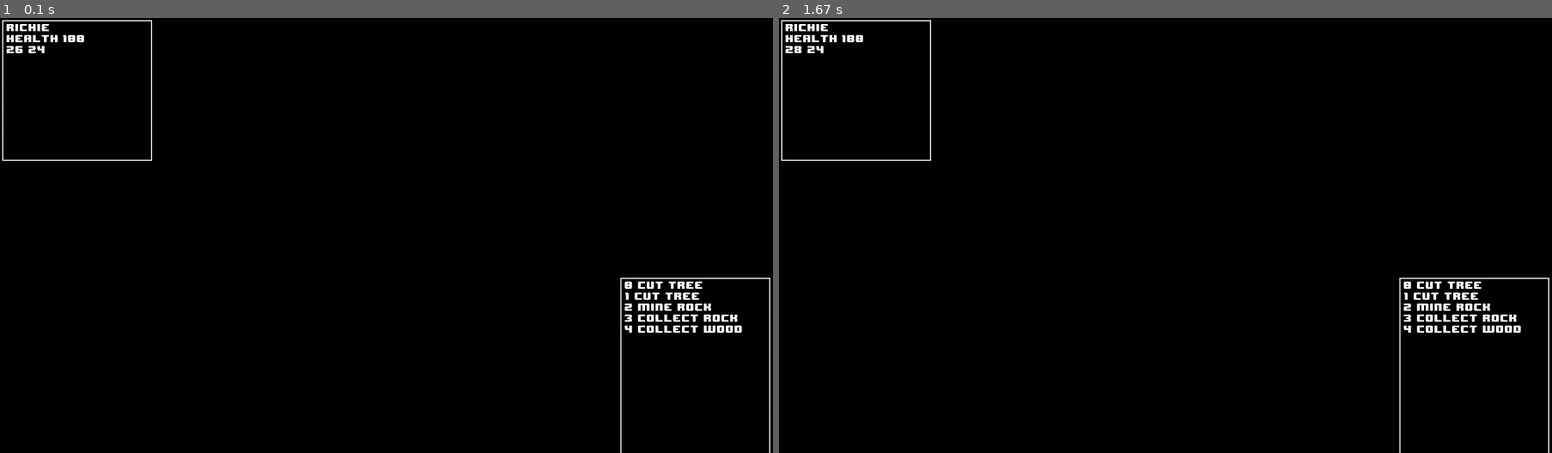
Above: before the commit, frames 1-2 (left to right).
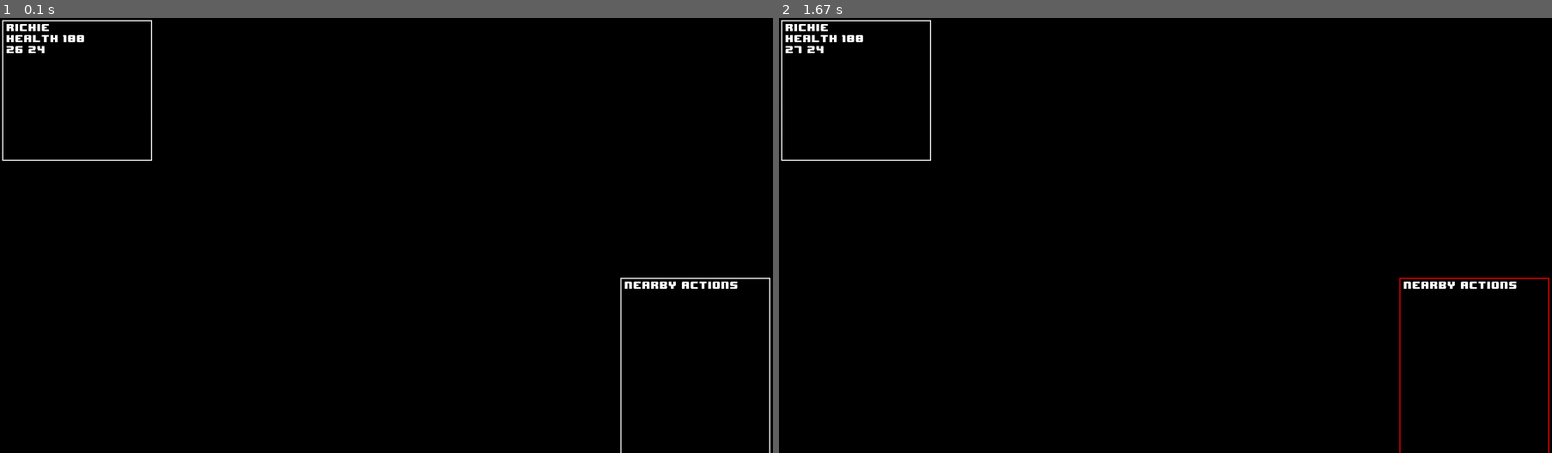
Above: after the commit, the same moments.

Repository: richpet9/pygame-tile-game
Game: pygame game, started from engine.py
The game is run twice, just before and just after one commit, with the same random seed, the same clock (stepped at 60 frames per second) and the same inputs.
Inputs:
- Up to frame 1 (0.1 s): no input
- Up to frame 2 (1.67 s): hold E 0.33-0.8 s; hold D 0.33-0.8 s; tap Enter at 0.83 s; hold D 1.17-1.63 s

The runs differ from the first frame. In frame 1, 0.8% of the frame differs, in the area x 80-96%, y 60-73%; in frame 2, 1.0%, in the area x 2-100%, y 6-100%.

Commit message:
working actions

Diff:
--- a/engine.py
+++ b/engine.py
@@ -15,6 +15,7 @@
     '''
     The driving force of the program, holds the main game loop
     '''
+    state = "GAMEPLAY"
 
     def __init__(self):
         '''
@@ -61,6 +62,9 @@
         # Create the object container
         self.objects = []
 
+        # Active action reference
+        self.active_action = None
+
     def start(self):
         '''
         Begins the game loop
@@ -75,16 +79,11 @@
         # Create some trees for debuggin
         for i in range(10):
             new_tree = objects.Tree(i + 10, i + 10)
+            self.map.tiles[i + 10][i + 10].contains_obj = new_tree
             self.objects.append(new_tree)
 
         # Update HUD
         self.player_info.update_all_player_info(self.player)
-
-        self.nearby_actions.add_action({"text": "CUT TREE"})
-        self.nearby_actions.add_action({"text": "CUT TREE"})
-        self.nearby_actions.add_action({"text": "MINE ROCK"})
-        self.nearby_actions.add_action({"text": "COLLECT ROCK"})
-        self.nearby_actions.add_action({"text": "COLLECT WOOD"})
 
         # DEBUG: Set the camera to (0, 0) (temporary)
         self.camera.set_cells((0, 0))
@@ -106,12 +105,51 @@
             inputs = handle_input()
 
             # Check inputs
-            if(inputs.get('quit')):
+            if(inputs.get("quit")):
+                # Quit the game
                 quit_game = True
-            if(inputs.get('move_player')):
-                self.player.move(inputs.get('move_player'))
-                self.camera.set_cells((self.player.x_cell - (constants.CAMERA_WIDTH_CELL // 2),
-                                       self.player.y_cell - (constants.CAMERA_HEIGHT_CELL // 2)))
+            if(inputs.get("move_player")):
+                direction = inputs.get("move_player")
+                # Player move command
+                if(GameEngine.state == "GAMEPLAY"):
+                    # Move the player
+                    self.player.move(direction)
+                    # Set the camera on the player
+                    centered_x = self.player.x_cell - \
+                        (constants.CAMERA_WIDTH_CELL // 2)
+                    centered_y = self.player.y_cell - \
+                        (constants.CAMERA_HEIGHT_CELL // 2)
+
+                    self.camera.set_cells((centered_x, centered_y))
+                    # Get new nearby actions
+                    self.nearby_actions.set_actions(player.get_nearby_actions(self.player,
+                                                                              self.map.tiles))
+                else:
+                    # Change active action
+                    self.nearby_actions.move_active_action(
+                        direction)
+            if(inputs.get("toggle_actions")):
+                # Toggle the action select mode
+                GameEngine.state = "ACTIONS" if GameEngine.state != "ACTIONS" else "GAMEPLAY"
+            if(inputs.get("return")):
+                if(GameEngine.state == "ACTIONS"):
+                    if(self.nearby_actions.has_actions()):
+                        active_action = self.nearby_actions.action_list[
+                            self.nearby_actions.active_action]
+                        action_response = active_action.act()
+
+                        if(action_response.get('destroy_self')):
+                            tile = self.map.tiles[active_action.cell[0]
+                                                  ][active_action.cell[1]]
+                            obj_to_destroy = tile.contains_obj
+                            tile.contains_obj = None
+                            self.objects.remove(obj_to_destroy)
+                        if(action_response.get('spawned_objects') is not None):
+                            self.objects.append(
+                                action_response.get('spawned_objects')[0])
+                        # Get new nearby actions
+                        self.nearby_actions.set_actions(player.get_nearby_actions(self.player,
+                                                                                  self.map.tiles))
 
             # Update player info hud
             self.player_info.update_location(self.player.location)
@@ -144,7 +182,7 @@
 
         # Draw the player info
         self.player_info.draw(self.surface_hud)
-        self.nearby_actions.draw(self.surface_hud)
+        self.nearby_actions.draw(self.surface_hud, GameEngine.state)
 
         # Check if every object is visible, and draw the visible ones
         for game_object in self.objects:
@@ -174,20 +212,24 @@
     for event in events_list:
         # If quit is requested, add quit to dictionary
         if(event.type == pygame.QUIT):
-            res['quit'] = True
+            res["quit"] = True
 
         # If a key was pressed
         if(event.type == pygame.KEYDOWN):
             if(event.key == pygame.K_ESCAPE):
-                res['quit'] = True
+                res["quit"] = True
             if(event.key == pygame.K_w):
-                res['move_player'] = (0, -1)
+                res["move_player"] = (0, -1)
             if(event.key == pygame.K_a):
-                res['move_player'] = (-1, 0)
+                res["move_player"] = (-1, 0)
             if(event.key == pygame.K_s):
-                res['move_player'] = (0, 1)
+                res["move_player"] = (0, 1)
             if(event.key == pygame.K_d):
-                res['move_player'] = (1, 0)
+                res["move_player"] = (1, 0)
+            if(event.key == pygame.K_e):
+                res["toggle_actions"] = True
+            if(event.key == pygame.K_RETURN):
+                res["return"] = True
 
     return res
 
--- a/graphics.py
+++ b/graphics.py
@@ -23,12 +23,19 @@
 
 
 class SpriteLoader:
+    '''
+    Sprite Loader handles keeping all our image references in one place
+    '''
     sprites = {}
 
     @staticmethod
     def load_sprites():
+        '''
+        This static method can be called with .get() to get any image references
+        '''
         SpriteLoader.sprites = {
             "snow": Sprite("resources/sprites/snow.png"),
             "rock": Sprite("resources/sprites/rock.png"),
+            "tree": Sprite("resources/sprites/tree.png"),
             "wood": Sprite("resources/sprites/wood.png")
         }
--- a/hud.py
+++ b/hud.py
@@ -6,6 +6,9 @@
 
 WHITE = (255, 255, 255)
 BLACK = (0, 0, 0)
+RED = (250, 0, 0)
+GRAY = (150, 150, 150)
+
 BORDER_WIDTH = 2
 LINE_SPACING = 4
 
@@ -23,13 +26,16 @@
         self.font = pygame.font.Font(
             "resources/8-BIT-WONDER.ttf", self.font_size, bold=False, italic=False)
 
-    def draw_border(self):
+    def draw_border(self, active=False):
         '''
         Draw a border around this HUD
         '''
+
+        # Conditional color
+        color = WHITE if not active else RED
         # Draw the border
         pygame.draw.rect(self.surface,
-                         WHITE,
+                         color,
                          pygame.Rect(BORDER_WIDTH * 2,
                                      BORDER_WIDTH * 2,
                                      self.surface_width - (BORDER_WIDTH * 4),
@@ -46,14 +52,39 @@
         super(hud_NearbyActions, self).__init__(width, height)
 
         self.action_list = []
+        self.active_action = -1
+        self.header = self.font.render("Nearby Actions", False, WHITE)
 
-    def add_action(self, action):
+    def move_active_action(self, direction):
         '''
-        Add action to action list HUD
+        Move the active selected action by the specified tuple distance
         '''
-        self.action_list.append(action)
+        if(self.has_actions()):
+            self.active_action = (self.active_action +
+                                  direction[1]) % len(self.action_list)
+        else:
+            self.active_action = -1
 
-    def draw(self, surface_hud):
+    def has_actions(self):
+        '''
+        If there are actions in the list
+        '''
+        return len(self.action_list) > 0
+
+    def set_actions(self, actions):
+        '''
+        Set the action lists
+        '''
+
+        # Check if the list of actions is empty or not
+        if(len(actions) > 0):
+            self.action_list = actions
+        else:
+            # If it's empty, be sure to reset active_action to 0
+            self.action_list = []
+            self.active_action = 0
+
+    def draw(self, surface_hud, gamestate):
         '''
         Draw the action list HUD
         '''
@@ -62,18 +93,34 @@
         self.surface.fill(BLACK)
 
         # Draw a border
-        self.draw_border()
+        if(gamestate == "ACTIONS"):
+            self.draw_border(active=True)
+        else:
+            self.draw_border()
+
+        # Draw header for HUD
+        self.surface.blit(self.header, (
+            BORDER_WIDTH * 6,
+            BORDER_WIDTH * 4
+        ))
 
         # Draw every action
         for key, action in enumerate(self.action_list):
-            rendered_string = self.font.render(
-                str(key) + ' ' + action["text"],
-                False,
-                WHITE)
+            color = GRAY
+            # Check if the current active action if the action we are rendering
+            if(self.active_action == key and gamestate == "ACTIONS"):
+                color = RED
 
-            y_val = (key *
-                     (self.font.get_linesize() + LINE_SPACING)) + (BORDER_WIDTH * 4)
-            self.surface.blit(rendered_string, (BORDER_WIDTH * 6, y_val))
+            # TODO: Cache this render
+            rendered_string = self.font.render(str(key) + ' ' + action.text,
+                                               False,
+                                               color)
+
+            x_val = BORDER_WIDTH * 6
+            y_val = ((key + 1) * (self.font.get_linesize() +
+                                  LINE_SPACING)) + (BORDER_WIDTH * 4)
+
+            self.surface.blit(rendered_string, (x_val, y_val))
 
         # Blit this hud's surface to the main hud surface
         surface_hud.blit(self.surface,
--- a/objects.py
+++ b/objects.py
@@ -5,6 +5,37 @@
 import pygame
 from graphics import SpriteLoader
 from constants import CELL_WIDTH, CELL_HEIGHT
+
+
+class _action:
+    '''
+    Actions are performed by the player and effect the world
+    '''
+
+    def __init__(self, cell, text="No Action Text", destroy_self=False):
+        self.cell = cell
+        self.text = text
+        self.destroy_self = destroy_self
+
+
+class action_DropObject(_action):
+    '''
+    Drop Object action
+    '''
+
+    def __init__(self, cell, text, obj_to_drop=None, destroy_self=False):
+        super(action_DropObject, self).__init__(cell, text, destroy_self)
+
+        self.obj_to_drop = obj_to_drop
+
+    def act(self):
+        '''
+        This is called when we actually want to do the action
+        '''
+        return {
+            "spawned_objects": [self.obj_to_drop(self.cell[0], self.cell[1])],
+            "destroy_self": self.destroy_self
+        }
 
 
 class GameObject:
@@ -52,4 +83,16 @@
     def __init__(self, x, y):
         super(Tree, self).__init__(x, y, color=(0, 255, 0))
 
-        self.sprite = SpriteLoader.sprites.get('wood')
+        self.sprite = SpriteLoader.sprites.get('tree')
+        self.actions = [
+            action_DropObject((x, y), "CUT TREE", Wood, destroy_self=True)
+        ]
+
+
+class Wood(GameObject):
+    '''
+    A wood
+    '''
+
+    def __init__(self, x, y):
+        super(Wood, self).__init__(x, y, color=(150, 100, 60))
--- a/player.py
+++ b/player.py
@@ -25,3 +25,18 @@
         self.x_cell += direction[0]
         self.y_cell += direction[1]
         self.location = (self.x_cell, self.y_cell)
+
+
+def get_nearby_actions(player, tiles):
+    '''
+    Get the nearby actions for the specified player on the given tiles
+    '''
+    res = []
+    for _y in range(player.y_cell - 1, player.y_cell + 2):
+        for _x in range(player.x_cell - 1, player.x_cell + 2):
+            neighbor_tile = tiles[_x][_y]
+            if(neighbor_tile.contains_obj):
+                for action in neighbor_tile.contains_obj.actions:
+                    res.append(action)
+
+    return res
--- a/world.py
+++ b/world.py
@@ -57,7 +57,7 @@
     def __init__(self, x, y):
         self.x_pos, self.y_pos = x, y
         self.terrain = "snow" if random.random() < 0.5 else "rock"
-        self.contains_obj = []
+        self.contains_obj = None
 
 
 class Camera:
Not shown, changed: README.md
Binary file added: resources/sprites/tree.png
